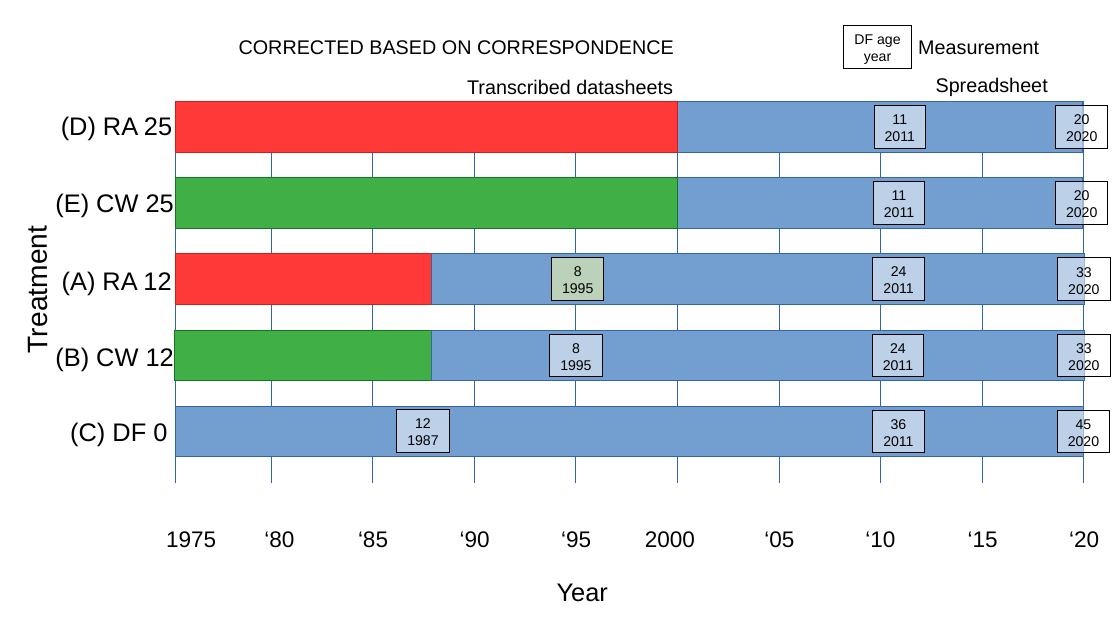
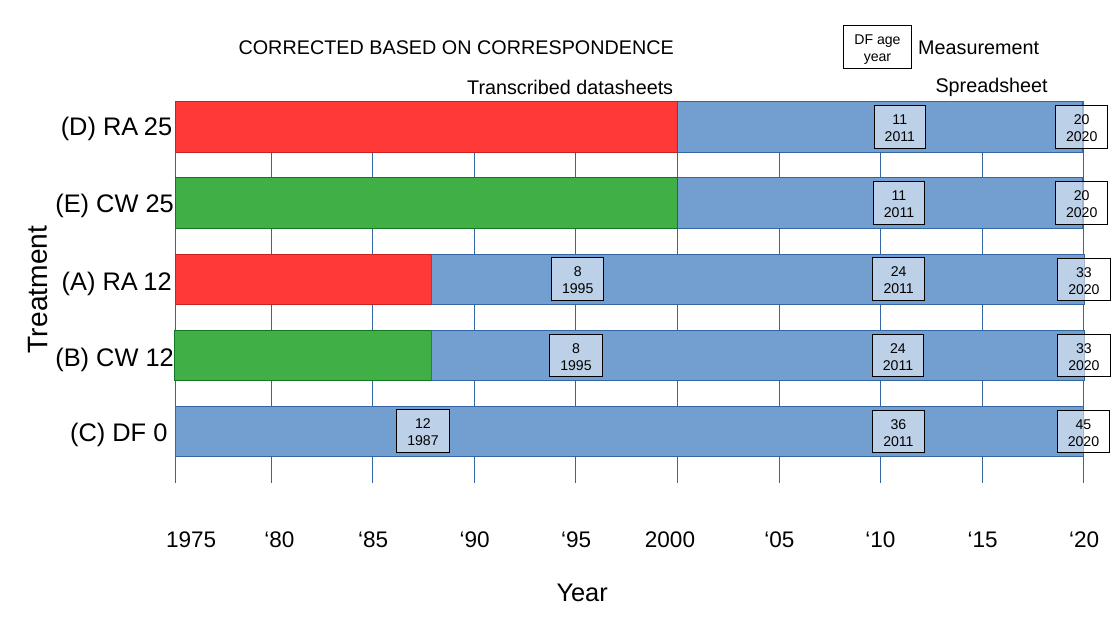
Before and after one commit to LeBoldus-Lab/Apiary_LRR, a slide deck: slide 5 of Experiment_timeline.pptx. Drawn at 1120x630 pixels with LibreOffice and Linux fonts; fonts in the diff are those of the drawing. Boxes give left, top, right and bottom in pixels: in the first picture for what was removed or moved away, otherwise in the second. Text is boxed around its words. In the diff, an @@ line names an element or a change of style, - is before the commit and + after.

```diff
--- a/Experiment_timeline.pptx
+++ b/Experiment_timeline.pptx
@@ rectangle "8" at box(552, 258, 605, 301): fill #FFFFA6 at 53% opacity to #FFFFFF at 53% opacity @@
```
Also in this commit, not shown: 1 other slide changed, 1 other file.
